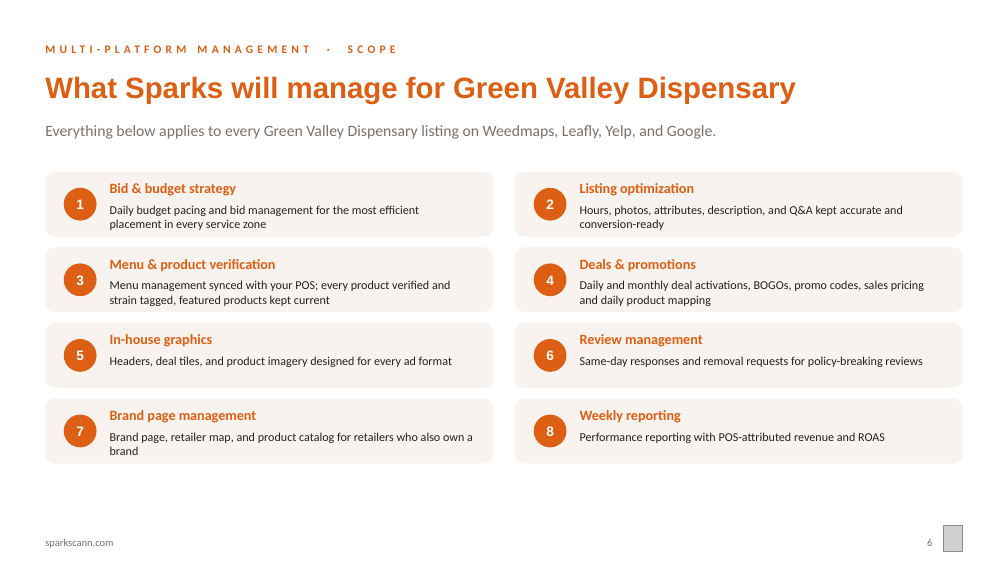
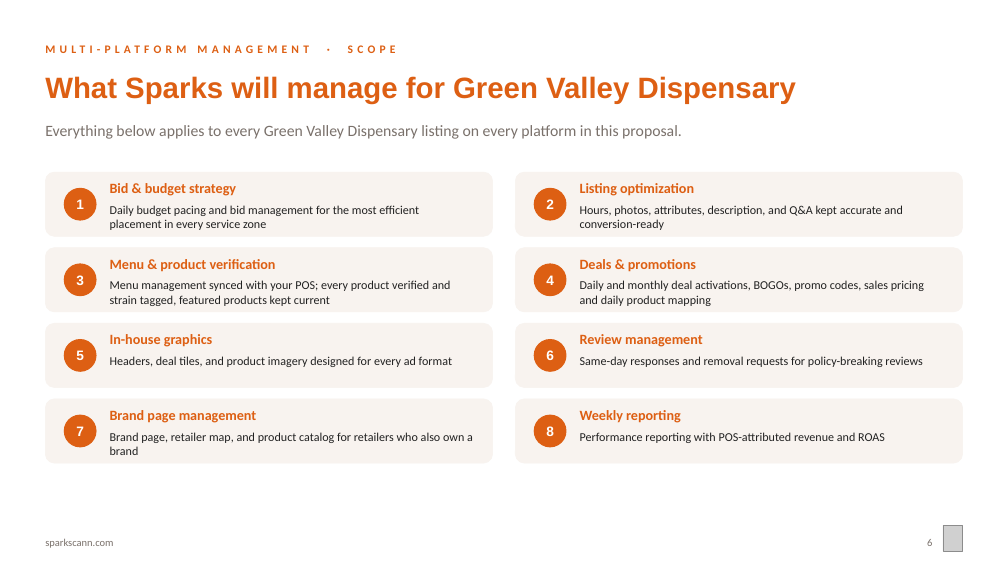
Before and after one commit to sparksmanagement/pitchdeckspecialist, a slide deck: slide 6 of decks/Sparks-x-example-green-valley.pptx. Drawn at 1008x567 pixels with LibreOffice and Linux fonts; fonts in the diff are those of the drawing; grey boxes stand for pictures. Boxes give left, top, right and bottom in pixels: in the first picture for what was removed or moved away, otherwise in the second. Text is boxed around its words. In the diff, an @@ line names an element or a change of style, - is before the commit and + after.

```diff
--- a/decks/Sparks-x-example-green-valley.pptx
+++ b/decks/Sparks-x-example-green-valley.pptx
@@ text at <box>45,125,682,139</box>: text changed @@
-Everything below applies to every Green Valley Dispensary listing on Weedmaps, Leafly, Yelp, and Google.
+Everything below applies to every Green Valley Dispensary listing on every platform in this proposal.
```
Also in this commit, not shown: 1 other file.
